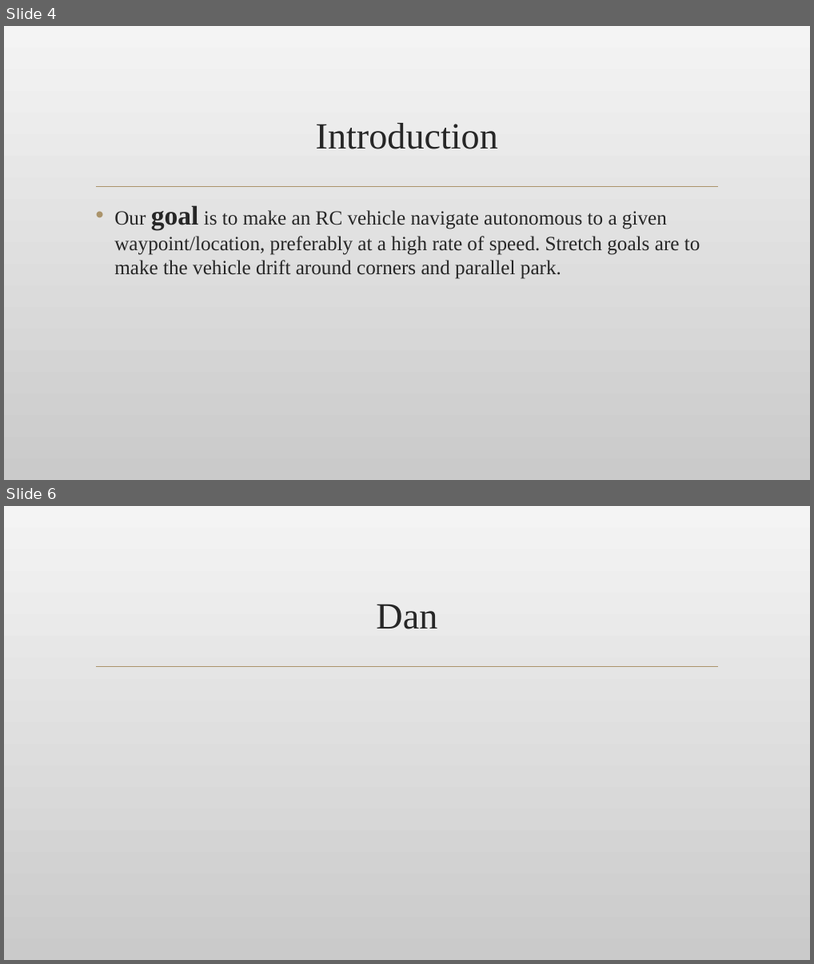
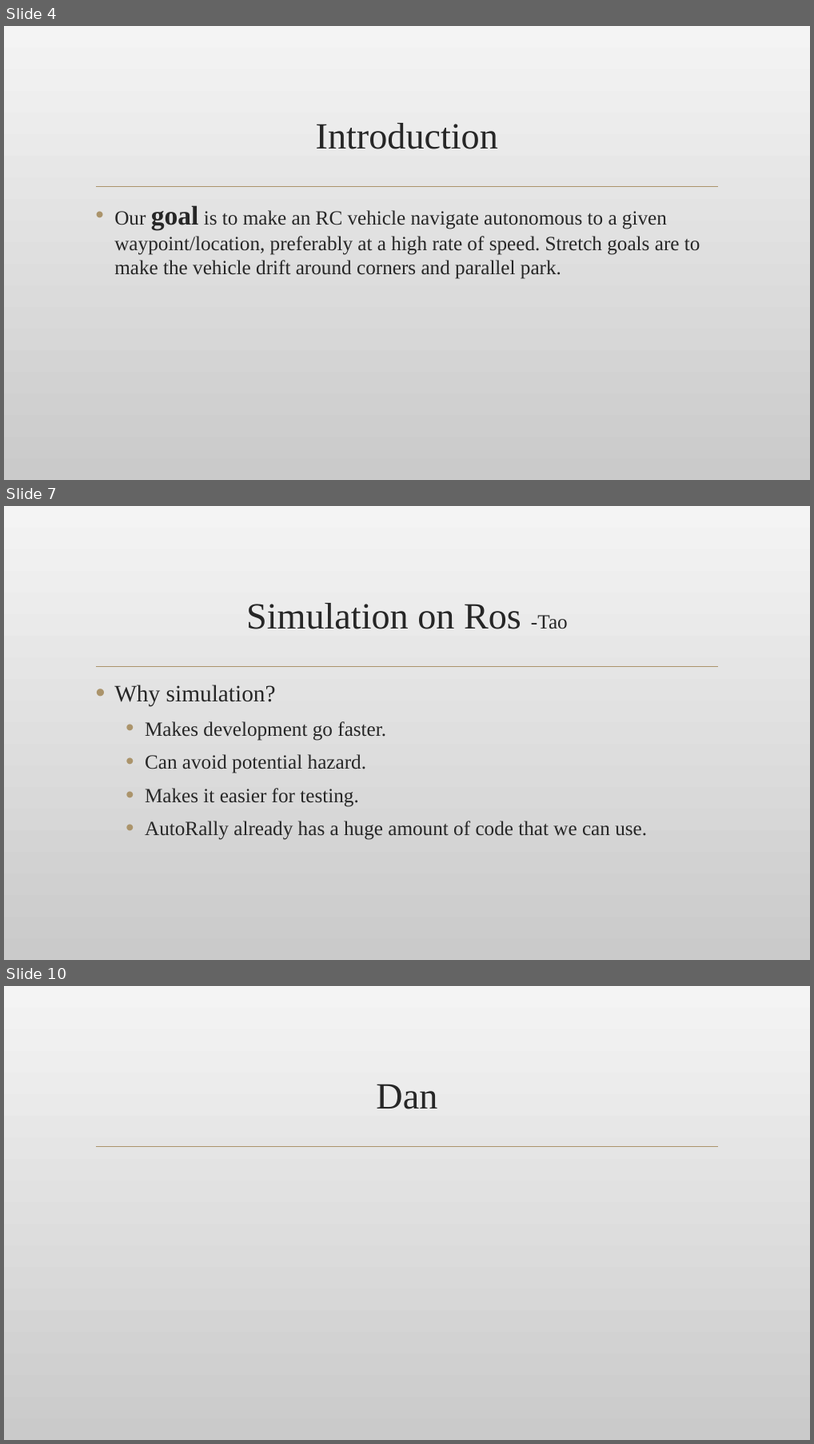
Before and after one commit to TaoChenOSU/ARC, a slide deck: winter_prog/Winter_Progress_Report.pptx. Shown one above the other, each under a label of ours: slides 4 and 6 before the commit, slides 4, 7 and 10 after it; the slides between them are not shown. The pictures are 814x964 and 814x1444 pixels, drawn with LibreOffice and Linux fonts; fonts in the diff are those of the drawing; background and template pictures are left out. Boxes give left, top, right and bottom in pixels: in the first picture for what was removed or moved away, otherwise in the second. Text is boxed around its words. In the diff, an @@ line names an element or a change of style, - is before the commit and + after.

```diff
--- a/winter_prog/Winter_Progress_Report.pptx
+++ b/winter_prog/Winter_Progress_Report.pptx
@@ slide 7 added at bbox=[4, 506, 810, 960], background picture (left out); not listed: 1 template element that a slide beside it also shows @@
@@ title added at bbox=[246, 603, 568, 629], 44 pt, text #262626 @@
+Simulation on Ros -Tao
@@ text added at bbox=[114, 684, 647, 840], 24 pt, text #262626 @@
+• Why simulation?
+  • Makes development go faster.
+  • Can avoid potential hazard.
+  • Makes it easier for testing.
+  • AutoRally already has a huge amount of code that we can use.
@@ what was slide 6 is now slide 10 @@
```
Also in this commit, not shown: 1 slide changed, 3 other slides added.
